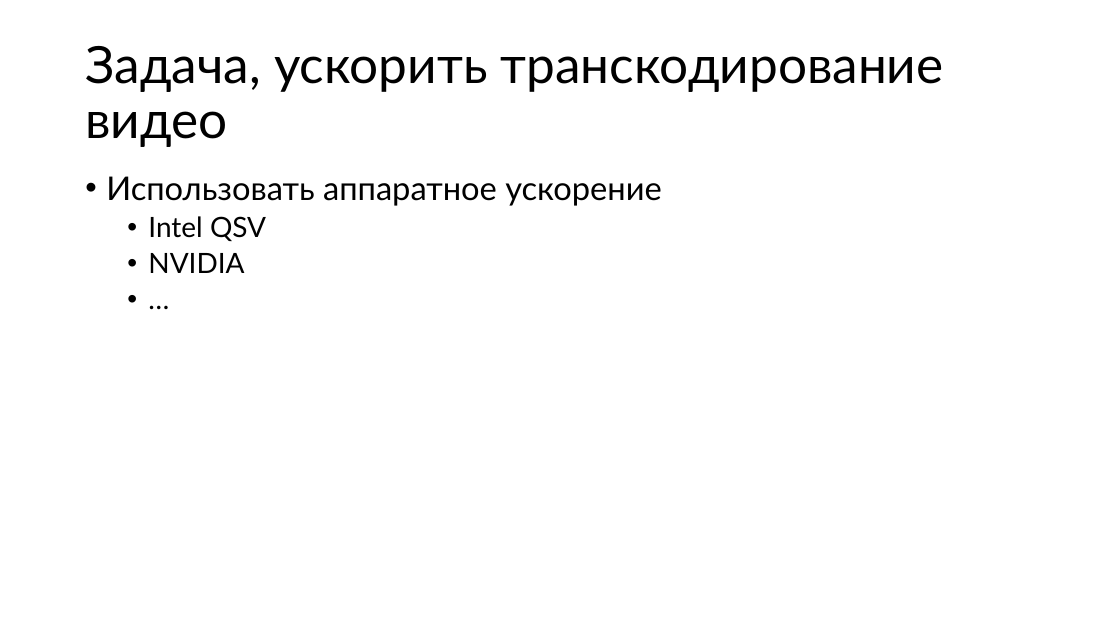
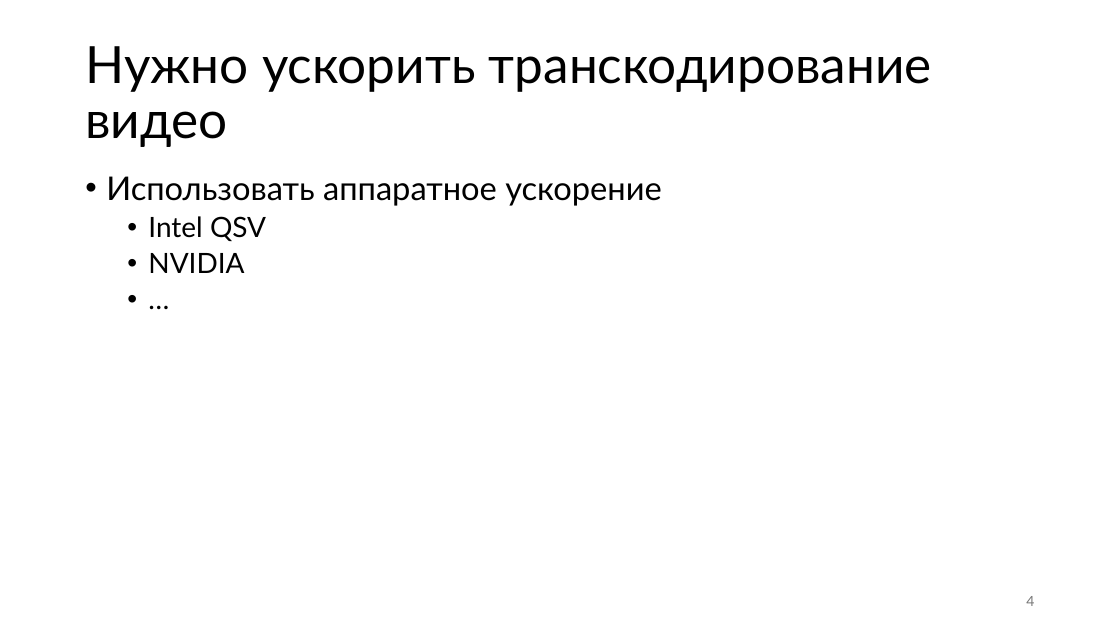
Before and after one commit to alexey-malov/ffmpeg-transcoder-demo, a slide deck: slide 4 of ffmpeg without pain.pptx. Drawn at 1120x630 pixels with LibreOffice and Linux fonts; fonts in the diff are those of the drawing. Boxes give left, top, right and bottom in pixels: in the first picture for what was removed or moved away, otherwise in the second. Text is boxed around its words. In the diff, an @@ line names an element or a change of style, - is before the commit and + after.

```diff
--- a/ffmpeg without pain.pptx
+++ b/ffmpeg without pain.pptx
@@ title at (85,46,932,147): text changed @@
-Задача, ускорить транскодирование видео
+Нужно ускорить транскодирование видео
@@ page number added at (1026,596,1034,606), 12 pt, text #797979 @@
+4
```
Also in this commit, not shown: 11 other slides changed, 50 slides added, 7 slides removed.
